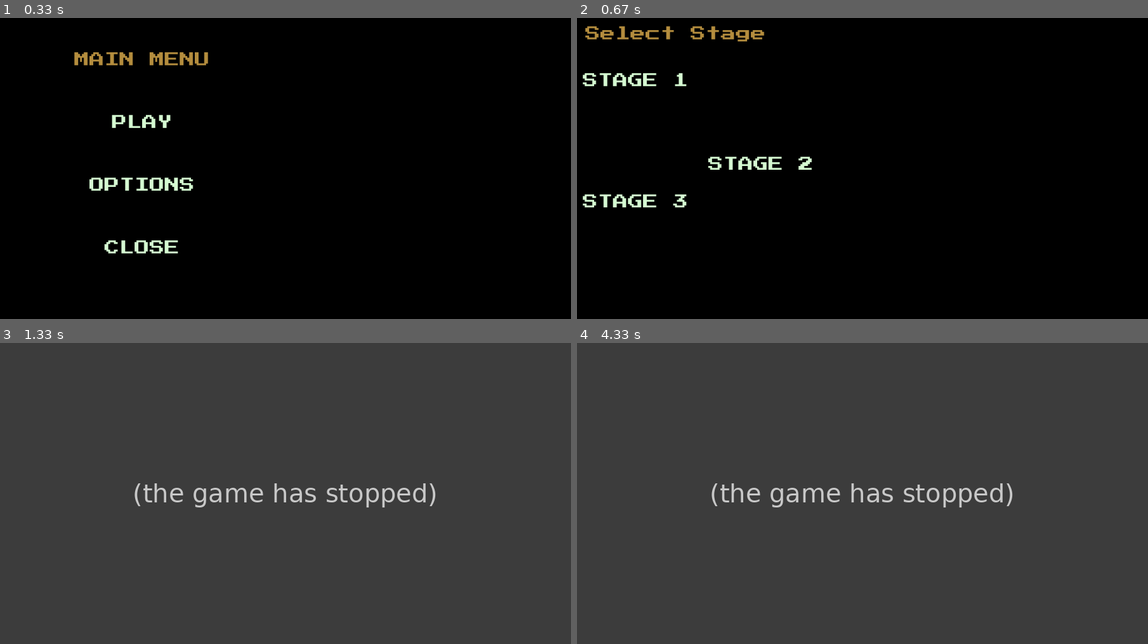
Above: before the commit, frames 1-4 (two rows, left to right).
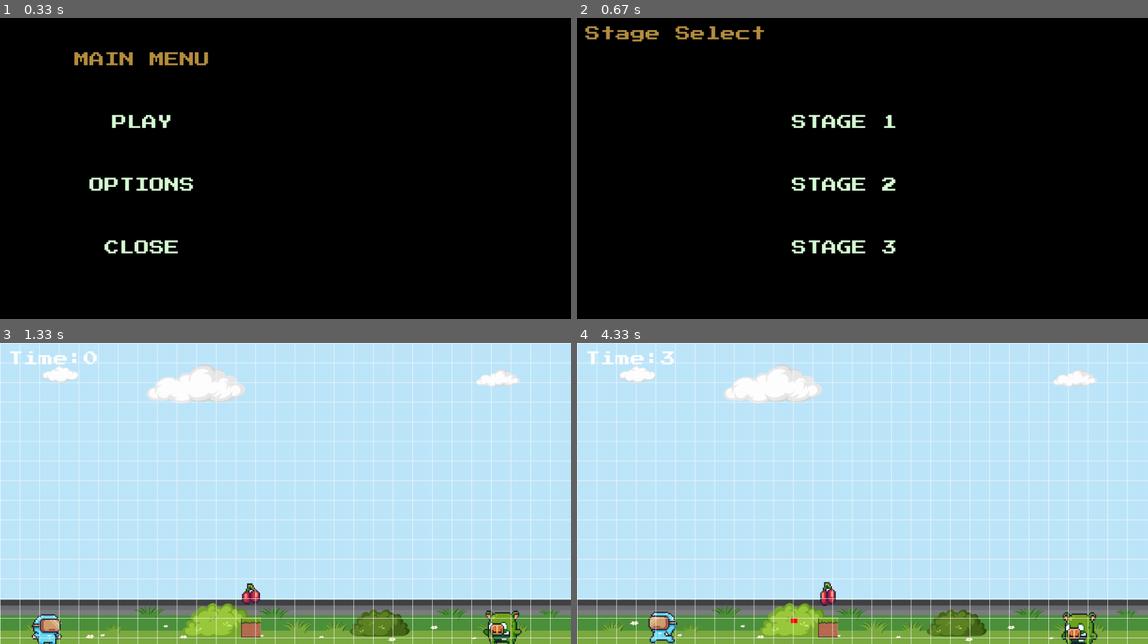
Above: after the commit, the same moments.

Repository: Minipomy/MaximilianoRiveraMendes-pygame-tp-final
Game: pygame game, started from main.py
The game is run twice, just before and just after one commit, with the same random seed, the same clock (stepped at 60 frames per second) and the same inputs.
Inputs (mouse positions are in pixels of both pictures, inside the frame that each line leads up to):
- Up to frame 1 (0.33 s): no input
- Up to frame 2 (0.67 s): click "PLAY" at 0.38 s
- Up to frame 3 (1.33 s): click "STAGE 1" at 0.72 s; hold P from 1 s (still down); hold Right from 1 s (still down); move the mouse to (468, 484) at 1.03 s
- Up to frame 4 (4.33 s): release P at 1.47 s; release Right at 1.47 s; hold Right 1.5-1.97 s; tap Space at 1.57, 1.87, 2.07, 2.37, 2.57, 2.87, 3.13, 3.43, 3.57, 3.87, 4.23 s; hold Right 2-2.47 s; tap S at 2.15, 3.65 s; hold Left 2.5-3.03 s; hold Left 3.07-3.47 s; hold Right 3.5-4.13 s; hold Left from 4.17 s (still down)

Frame 1 is identical in both runs. In frame 2, 2.9% of the frame differs, in the area x 1-56%, y 2-79%; in frame 3, 98%; in frame 4, 98%, in the area x 0-100%, y 0-100%.
Error before the commit: AttributeError: 'Stage' object has no attribute 'set_pause' (Stage.py line 87); the game stopped at 1 s (later frames are placeholders)

Commit message:
Added sounds | Fixed hardcoding

Diff:
--- a/Menu.py
+++ b/Menu.py
@@ -47,7 +47,6 @@
                         sys.exit()
                     if event.type == pg.MOUSEBUTTONDOWN:
                         if PLAY_BUTTON.checkForInput(MOUSE):
-                            # self.isPlaying = True
                             self.game_select()
                         if OPTIONS_BUTTON.checkForInput(MOUSE):
                             self.options()
@@ -59,7 +58,7 @@
     def set_pause(self):
         while self.isPause:
             MOUSE = pg.mouse.get_pos()
-            MENU_TEXT = self.font.render("Game Paused", True, PRIMARY_ACCENT)
+            MENU_TEXT = self.font.render(GAME_PAUSE_TEXT, True, PRIMARY_ACCENT)
             MENU_RECT = MENU_TEXT.get_rect(topleft=(20, 20))
             RESUME_BUTTON = Buttons(pos=(640, 250), text_input=RESUME_TEXT, font=self.font, base_color=BUTTON_BASE_COLOR, hovering_color=HOVER_COLOR)
             OPTIONS_BUTTON = Buttons(pos=(640, 400), text_input=OPTIONS_TEXT, font=self.font, base_color=BUTTON_BASE_COLOR, hovering_color=HOVER_COLOR)
@@ -89,11 +88,11 @@
     def game_select(self):
         while True:
             MOUSE = pg.mouse.get_pos()
-            SELECT_GAME_TEXT = self.font.render("Select Stage", True, PRIMARY_ACCENT)
+            SELECT_GAME_TEXT = self.font.render(SELECT_STAGE_TEXT, True, PRIMARY_ACCENT)
             SELECT_STAGE_MENU = SELECT_GAME_TEXT.get_rect(topleft=(20, 20))
-            STAGE_1 = Buttons(pos=(140, 150), text_input="STAGE 1", font=self.font, base_color=BUTTON_BASE_COLOR, hovering_color=HOVER_COLOR)
-            STAGE_2 = Buttons(pos=(440, 350), text_input="STAGE 2", font=self.font, base_color=BUTTON_BASE_COLOR, hovering_color=HOVER_COLOR)
-            STAGE_3 = Buttons(pos=(140, 440), text_input="STAGE 3", font=self.font, base_color=BUTTON_BASE_COLOR, hovering_color=HOVER_COLOR)
+            STAGE_1 = Buttons(pos=(640, 250), text_input=STAGE_1_TEXT, font=self.font, base_color=BUTTON_BASE_COLOR, hovering_color=HOVER_COLOR)
+            STAGE_2 = Buttons(pos=(640, 400), text_input=STAGE_2_TEXT, font=self.font, base_color=BUTTON_BASE_COLOR, hovering_color=HOVER_COLOR)
+            STAGE_3 = Buttons(pos=(640, 550), text_input=STAGE_3_TEXT, font=self.font, base_color=BUTTON_BASE_COLOR, hovering_color=HOVER_COLOR)
             self.screen.fill((0, 0, 0))
             self.screen.blit(SELECT_GAME_TEXT, SELECT_STAGE_MENU)
             for button in [STAGE_1, STAGE_2, STAGE_3]:
@@ -120,7 +119,7 @@
     def options(self):
         while True:
             self.screen.fill((0,0,0))
-            self.draw_text('option menu',(255, 255, 255), self.screen, 20, 20)
+            self.draw_text(OPTION_MENU_TEXT,TEXT_COLOR, self.screen, 20, 20)
             for event in pg.event.get():
                 if event.type == pg.QUIT:
                     pg.quit()
--- a/Stage.py
+++ b/Stage.py
@@ -5,7 +5,7 @@
 from Fruit import Fruit
 from Tile import Tile
 from functions import draw_text
-from constants import SCREEN_HEIGHT, SCREEN_WIDTH, FPS, DEBUG
+from constants import *
 
 class Stage:
     def __init__(self, stage_data, font, screen, size):
@@ -14,12 +14,23 @@
         self.screen = screen
         self.size = size
         self.font = font
-#        pg.font.init()
+        #pg.font.init()
         self.background = self.stage.get("BG_img")
         self.image = pg.transform.scale(pg.image.load(self.background), self.size)
         self.clock = pg.time.Clock()
         self.delta_ms = self.clock.tick(FPS)
-        self.isPlaying = True
+        self.is_playing = True
+        self.is_paused = False
+        self.win = False
+
+        #   Control de audio
+        self.bg_sfx = pg.mixer.Sound(BG_SFX)
+        self.collected_sfx = pg.mixer.Sound(COLLECT_SFX)
+        self.damage_sfx = pg.mixer.Sound(DAMAGE_SFX)
+        self.enemy_k_sfx = pg.mixer.Sound(ENEMY_DF_SFX)
+        self.death_sfx = pg.mixer.Sound(DEATH_SFX)
+        self.win_sfx = pg.mixer.Sound(WIN_SFX)
+        self.win_vocal_sfx = pg.mixer.Sound(WIN_VOCAL_SFX)
 
         #   Atributos de clase Enemigos, Jugador, Tiles y Frutas
         self.player =  Player(self.stage.get("player"))
@@ -33,6 +44,12 @@
         self.tile_counter = self.stage.get("tile_count")
         self.fruit_counter = self.stage.get("fruit_count")
         self.add_sprite(self.player)
+
+        if self.is_playing:
+            self.bg_sfx.play(-1)
+            self.generate_enemies(self.enemy_counter)
+            self.generate_fruits(self.fruit_counter)
+            self.generate_tiles(self.tile_counter)
 
     def add_sprite(self, sprite):
         self.sprites.add(sprite)
@@ -55,22 +72,22 @@
                 pg.draw.line(self.screen, WHITE, (line * tile_size, 0), (line * tile_size, SCREEN_HEIGHT))
 
     def generate_fruits(self, counter):
-        if len(self.fruit) == 0:
+        if len(self.fruit) == 0 and not self.win:
             for index in range(counter):
                 fruit = Fruit(self.stage.get("fruit"), self.stage.get("fruit_pos")[index])
                 self.add_sprite(fruit)
                 self.add_fruit(fruit)
 
     def generate_enemies(self, counter):
-        if len(self.enemy) == 0:
+        if len(self.enemy) == 0 and not self.win:
             for index in range(counter):
                 enemy = Enemy(self.stage.get("enemy"), self.stage.get("enemy_pos")[index])
                 self.add_sprite(enemy)
                 self.add_enemy(enemy)
 
     def generate_tiles(self, counter):
-        if len(self.tile) == 0:
-            for index in range(0,counter-1):
+        if len(self.tile) == 0 and not self.win:
+            for index in range(counter):
                 tile = Tile(self.stage.get("tile"), self.stage.get("tiles_pos")[index])
                 self.add_sprite(tile)
                 self.add_tile(tile)
@@ -82,9 +99,7 @@
                     sys.exit()
                 if event.type == pg.KEYDOWN:
                     if event.key == pg.K_p:
-                        self.isPause = True
-                        self.isPlaying = False
-                        self.set_pause()
+                        self.is_paused = not self.is_paused
 
         #   Comprobamos si los enemigos colisionan con las balas de jugador
         for bullet in self.player.bullet_group:
@@ -94,13 +109,15 @@
                     bullet.kill()
                     if not enemy.is_alive:
                         enemy.kill()
-                        enemy.remove()
+                        self.enemy_counter -= 1
+                        self.enemy_k_sfx.play()
 
         #   Comprobamos si el jugador colisiona con la fruta
         for fruit in self.fruit:
             if fruit.rect.colliderect(self.player):
                 fruit.kill()
                 self.player.extra_life()
+                self.collected_sfx.play()
 
         #   Comprobamos si el jugador colisiona con el enemigo
         for enemy in self.enemy:
@@ -109,6 +126,7 @@
                 self.player.get_damage(enemy)
                 if not self.player.is_alive:
                     self.player.kill()
+                    self.death_sfx.play()
 
         #   Comprobamos las colisiones del jugador con respecto a las plataformas
         for tile in self.tile:
@@ -130,34 +148,24 @@
     def render_handler(self, ticks):
             #   Generamos el fondo de pantalla
             self.screen.blit(self.image, (0, 0))
-
             #   Generamos contador de tiempo en stage
             seconds = int((pg.time.get_ticks() - ticks)/1000)
             draw_text(self.font, "Time: ", (255, 255, 255), self.screen, 20, 20)
             draw_text(self.font, str(seconds),(255, 255, 255), self.screen, 200, 20)
             self.sprites.update(self.delta_ms)
-            # self.player.update(self.delta_ms)
-            # self.enemy.update(self.delta_ms)
-            # self.fruit.update(self.delta_ms)
 
     def elements_handler(self):
-        self.generate_enemies(self.enemy_counter)
-        self.generate_fruits(self.fruit_counter)
-        self.generate_tiles(self.tile_counter)
         #   Agregamos los sprites al stage
         self.sprites.draw(self.screen)
         self.player.bullet_group.draw(self.screen)
-        # self.player.draw(self.screen)
-        # self.enemy.draw(self.screen)
-        # self.fruit.draw(self.screen)
 
     def stage_run(self):
-        start_ticks = int(pg.time.get_ticks())
-        while self.isPlaying:
-            self.event_handler()
-            self.render_handler(start_ticks)
-            self.elements_handler()
-            #   Actualizacion de pantalla
-            self.draw_grid()
-            pg.display.flip()
-            self.clock.tick(FPS)
+            start_ticks = pg.time.get_ticks()
+            while self.is_playing:
+                self.event_handler()
+                self.render_handler(start_ticks)
+                self.elements_handler()
+                #   Actualizacion de pantalla
+                self.draw_grid()
+                pg.display.flip()
+                self.clock.tick(FPS)
--- a/config.json
+++ b/config.json
@@ -24,7 +24,7 @@
                     "size_x": 15,
                     "size_y": 12
                 },
-                "player_pos": [200, 200]
+                "player_pos": [50, 680]
             },
             "enemy": {
                 "idle": "Recursos/Enemies/AngryPig/Idle (36x30).png",
@@ -36,20 +36,20 @@
                 "gravity": 16,
                 "frame_rate": 60
             },
-            "enemy_pos": [[200, 200]],
+            "enemy_pos": [[1200, 680]],
             "tile": {
                 "tile_img": "Recursos/Terrain/Dirt/0.png",
                 "pos_x": 0,
                 "pos_y": 0
             },
-            "tiles_pos": [[200, 200]],
+            "tiles_pos": [[600, 680]],
             "fruit": {
                 "fruit_img": "Recursos/Items/Fruits/Cherries.png",
                 "pos_x": 150,
                 "pos_y": 200,
                 "frame_rate": 60
             },
-            "fruit_pos": [[300, 300]]
+            "fruit_pos": [[600, 600]]
         },
         "stage_2": {
             "BG_img": "Recursos/Background/BG_Stage_2.jpg",
@@ -75,7 +75,7 @@
                     "size_x": 15,
                     "size_y": 12
                 },
-                "player_pos": [200, 200]
+                "player_pos": [50, 600]
             },
             "enemy": {
                 "idle": "Recursos/Enemies/AngryPig/Idle (36x30).png",
@@ -87,20 +87,20 @@
                 "gravity": 16,
                 "frame_rate": 60
             },
-            "enemy_pos": [[200, 200], [500, 500], [350, 350]],
+            "enemy_pos": [[300, 520], [500, 520], [700, 520]],
             "tile": {
                 "tile_img": "Recursos/Terrain/Dirt/0.png",
                 "pos_x": 0,
                 "pos_y": 0
             },
-            "tiles_pos": [[200, 200], [500, 500], [350, 350]],
+            "tiles_pos": [[300, 550], [500, 550], [700, 550]],
             "fruit": {
                 "fruit_img": "Recursos/Items/Fruits/Cherries.png",
                 "pos_x": 150,
                 "pos_y": 200,
                 "frame_rate": 60
             },
-            "fruit_pos": [[200, 200], [350, 350]]
+            "fruit_pos": [[300, 450], [700, 450]]
         },
         "stage_3": {
             "BG_img": "Recursos/Background/BG_Stage_3.jpg",
@@ -126,7 +126,7 @@
                     "size_x": 15,
                     "size_y": 12
                 },
-                "player_pos": [200, 200]
+                "player_pos": [50, 600]
             },
             "enemy": {
                 "idle": "Recursos/Enemies/AngryPig/Idle (36x30).png",
@@ -139,20 +139,20 @@
                 "frame_rate": 60,
                 "is_boss": true
             },
-            "enemy_pos": [[200, 200]],
+            "enemy_pos": [[1200, 680]],
             "tile": {
                 "tile_img": "Recursos/Terrain/Dirt/0.png",
                 "pos_x": 0,
                 "pos_y": 0
             },
-            "tiles_pos": [[200, 200]],
+            "tiles_pos": [[600, 680]],
             "fruit": {
                 "fruit_img": "Recursos/Items/Fruits/Cherries.png",
                 "pos_x": 150,
                 "pos_y": 200,
                 "frame_rate": 60
             },
-            "fruit_pos": [[300, 300]]
+            "fruit_pos": [[600, 600]]
         }
     }
 }
--- a/constants.py
+++ b/constants.py
@@ -13,7 +13,7 @@
 # ##################### SIZES CONFIGS #####################
 BUTTON_WIDTH = 100
 BUTTON_HEIGHT = 50
-SPRITE_SIZE = (140, 140)
+SPRITE_SIZE = (100, 100)
 ##################### ONLY COLORS #####################
 BACKGROUND_COLOR = (5, 37, 46)
 TEXT_COLOR = (255, 255, 255)
@@ -26,12 +26,21 @@
 PLAY_TEXT="PLAY"
 OPTIONS_TEXT="OPTIONS"
 CLOSE_TEXT= "CLOSE"
+SELECT_STAGE_TEXT="Stage Select"
+STAGE_1_TEXT= "STAGE 1"
+STAGE_2_TEXT= "STAGE 2"
+STAGE_3_TEXT= "STAGE 3"
+OPTION_MENU_TEXT= "option menu"
+GAME_PAUSE_TEXT= "Game Paused"
 ##################### SOUNDS CONFIGS #####################
 SOUND_PATH = './sounds/'
-CLICK_SFX = SOUND_PATH + 'click.wav'
-DEATH_SFX = SOUND_PATH + 'death.wav'
-WIN_SFX = SOUND_PATH + 'win.wav'
-MOVEMENT_SFX = SOUND_PATH + 'movement.wav'
+ENEMY_DF_SFX = SOUND_PATH + 'PG_EPIC_ENEMY_KILL.mp3'
+BG_SFX = SOUND_PATH + 'PG_INTENSE_MUSIC.mp3'
+COLLECT_SFX = SOUND_PATH + 'PG_COLLECTED.mp3'
+DEATH_SFX = SOUND_PATH + 'PG_GAME_OVER.mp3'
+DAMAGE_SFX = SOUND_PATH + 'PG_DAMAGE.mp3'
+WIN_SFX = SOUND_PATH + 'PG_GG_EZ_WP.mp3'
+WIN_VOCAL_SFX = SOUND_PATH + 'PG_VICTORY.mp3'
 ##################### IMAGE CONFIGS #####################
 IMAGE_PATH = './images/'
 LOGO_IMG = IMAGE_PATH + 'logo.png'
Not shown, added: sounds/PG_COLLECTED.mp3
Not shown, added: sounds/PG_DAMAGE.mp3
Not shown, added: sounds/PG_EPIC_ENEMY_KILL.mp3
Not shown, added: sounds/PG_GAME_OVER.mp3
Not shown, added: sounds/PG_GG_EZ_WP.mp3
Not shown, added: sounds/PG_INTENSE_MUSIC.mp3
Not shown, added: sounds/PG_VICTORY.mp3
Not shown, added: sounds/bonus-143026.mp3
